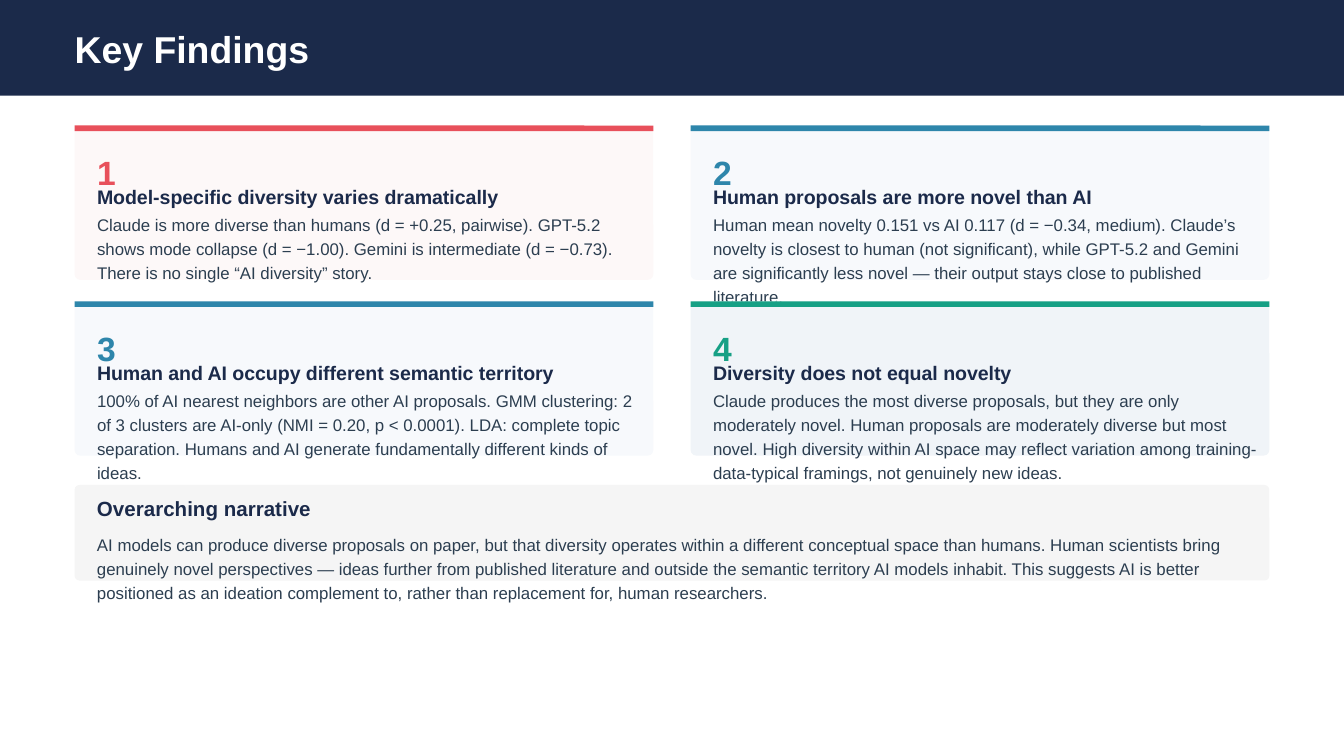
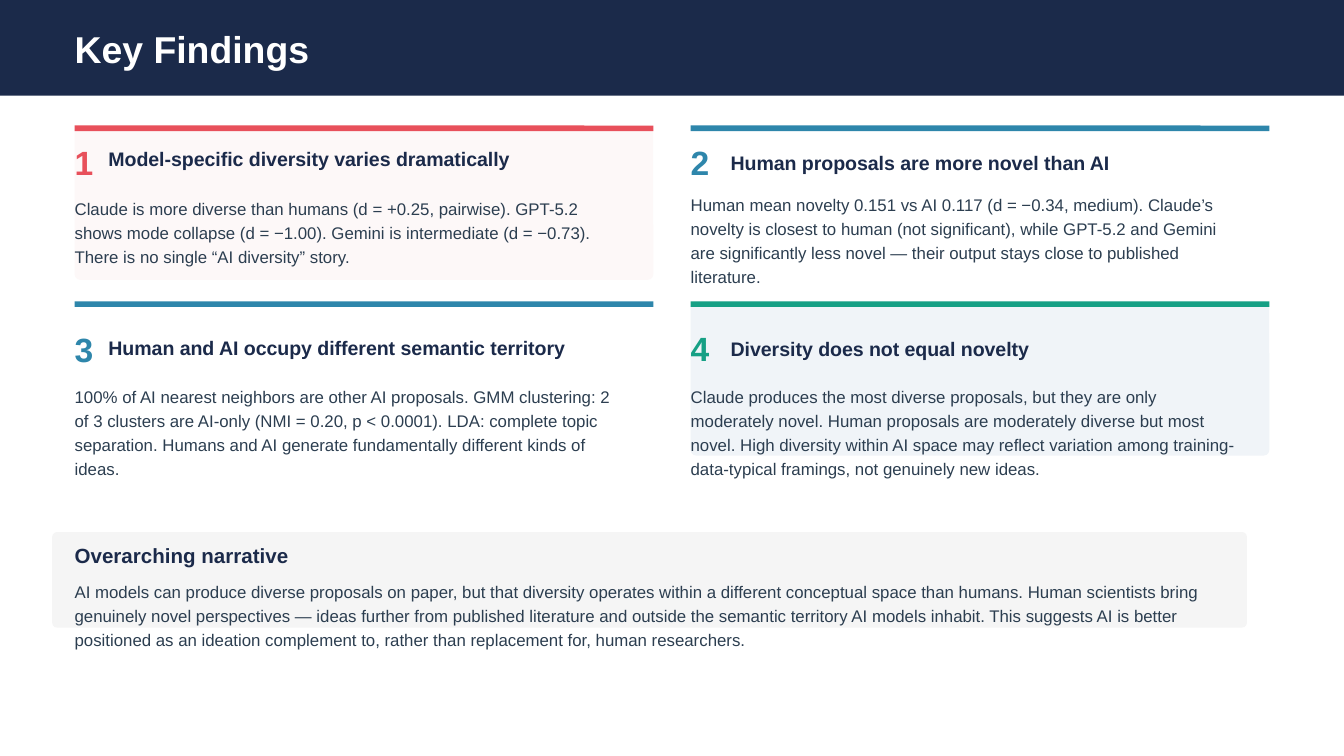
Before and after one commit to eveyhuang/human-AI-proposal, a slide deck: slide 18 of results/diversity_analysis_presentation_baseline.pptx (slide 14 before the commit). Drawn at 1344x756 pixels with LibreOffice and Linux fonts; fonts in the diff are those of the drawing. Boxes give left, top, right and bottom in pixels: in the first picture for what was removed or moved away, otherwise in the second. Text is boxed around its words. In the diff, an @@ line names an element or a change of style, - is before the commit and + after.

```diff
--- a/results/diversity_analysis_presentation_baseline.pptx
+++ b/results/diversity_analysis_presentation_baseline.pptx
@@ text "1" rewrapped from box(97, 162, 116, 191) to box(75, 152, 94, 175) @@
@@ text "Model-specific diversity varies dramatically": place and size @@
-text "Model-specific diversity varies dramatically" at box(97, 189, 499, 208)
+text "Model-specific diversity varies dramatically" at box(108, 151, 510, 170)
@@ text "2" rewrapped from box(713, 161, 732, 191) to box(691, 151, 710, 175) @@
@@ rounded rectangle removed at box(691, 125, 1270, 280) @@
@@ text "Human proposals are more novel ...": place and size @@
-text "Human proposals are more novel ..." at box(713, 189, 1091, 208)
+text "Human proposals are more novel ..." at box(731, 155, 1109, 174)
@@ text "Claude is more diverse than ...": place and size @@
-text "Claude is more diverse than ..." at box(97, 219, 613, 283)
+text "Claude is more diverse than ..." at box(75, 203, 590, 267)
@@ text "Human mean novelty 0.151 vs ...": place and size @@
-text "Human mean novelty 0.151 vs ..." at box(713, 219, 1239, 283)
+text "Human mean novelty 0.151 vs ..." at box(691, 199, 1216, 263)
@@ text "3" rewrapped from box(97, 337, 116, 367) to box(75, 338, 94, 363) @@
@@ rounded rectangle removed at box(75, 301, 655, 456) @@
@@ text "4" rewrapped from box(713, 338, 732, 367) to box(691, 338, 710, 361) @@
@@ text "Human and AI occupy different ...": place and size @@
-text "Human and AI occupy different ..." at box(97, 365, 554, 384)
+text "Human and AI occupy different ..." at box(108, 340, 565, 359)
@@ text "Diversity does not equal novelty": place and size @@
-text "Diversity does not equal novelty" at box(713, 365, 1011, 384)
+text "Diversity does not equal novelty" at box(731, 341, 1029, 360)
@@ text "100% of AI nearest neighbors ...": place and size @@
-text "100% of AI nearest neighbors ..." at box(97, 395, 632, 459)
+text "100% of AI nearest neighbors ..." at box(75, 391, 609, 455)
@@ text "Claude produces the most diverse ...": place and size @@
-text "Claude produces the most diverse ..." at box(713, 395, 1257, 483)
+text "Claude produces the most diverse ..." at box(691, 391, 1234, 479)
@@ rounded rectangle: place and size @@
-rounded rectangle at box(75, 485, 1270, 581)
+rounded rectangle at box(52, 532, 1247, 628)
@@ text "Overarching narrative": place and size @@
-text "Overarching narrative" at box(97, 501, 311, 521)
+text "Overarching narrative" at box(75, 548, 288, 568)
@@ text "AI models can produce diverse ...": place and size @@
-text "AI models can produce diverse ..." at box(97, 539, 1220, 603)
+text "AI models can produce diverse ..." at box(75, 586, 1197, 650)
```
Also in this commit, not shown: 14 other slides changed, 4 slides added, 15 other files.
